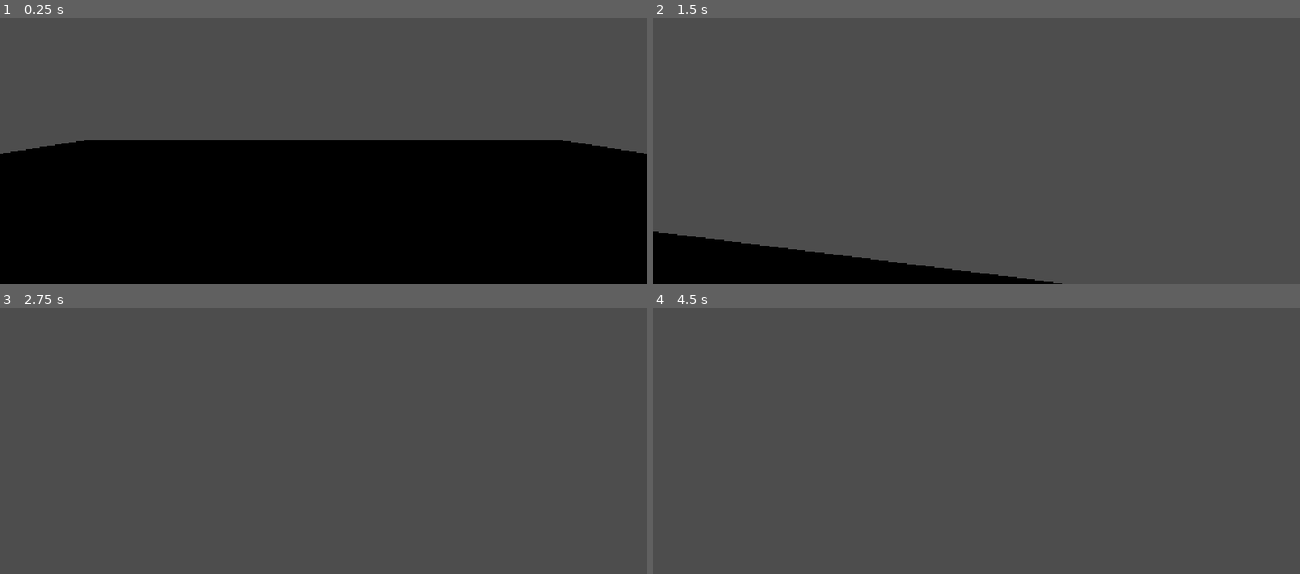
Above: before the commit, frames 1-4 (two rows, left to right).
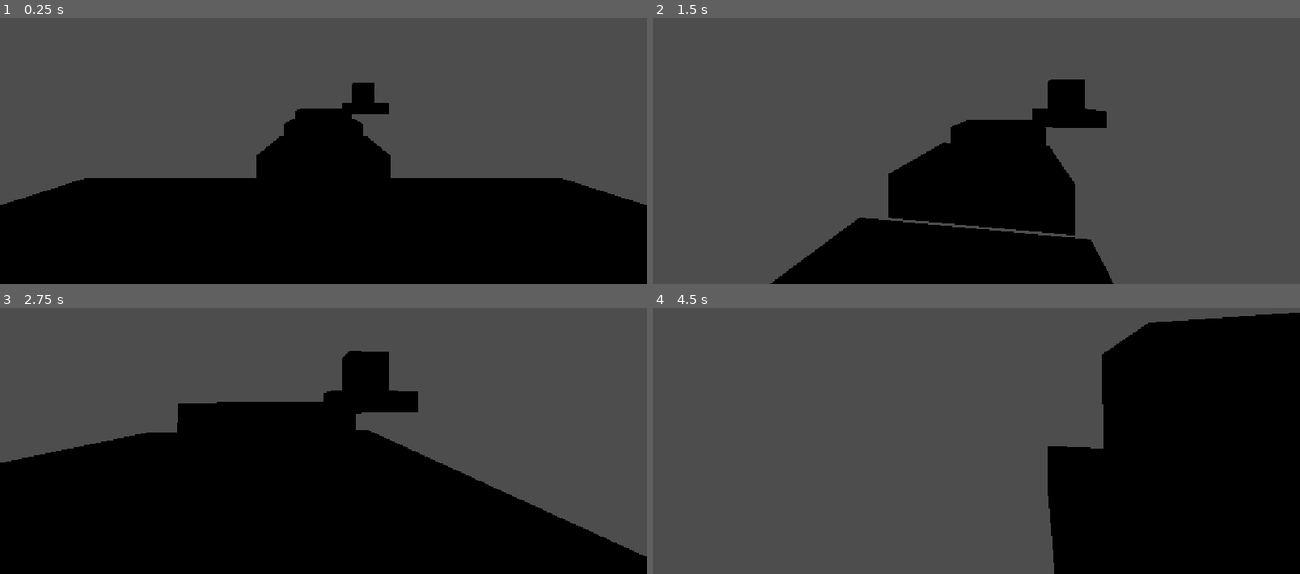
Above: after the commit, the same moments.

Repository: rehanvoid/CtrlAltElite
Game: Godot game, scene res://main.tscn
The game is run twice, just before and just after one commit, with the same random seed, the same clock (stepped at 60 frames per second) and the same inputs. Before the commit the project has no main scene; this scene is started directly in both runs.
Inputs (mouse positions are in pixels of both pictures, inside the frame that each line leads up to):
- Up to frame 1 (0.25 s): no input
- Up to frame 2 (1.5 s): tap Enter at 0.5 s; move the mouse to (1008, 100) at 0.52 s; hold Shift (sprint) 0.53-1.28 s; hold W (move_forward) from 0.53 s (still down); tap Space (jump) at 0.77 s; move the mouse to (944, 103) at 1.27 s; tap Shift (sprint) at 1.35 s
- Up to frame 3 (2.75 s): keep holding W (move_forward); tap Space (jump) at 1.52 s; move the mouse to (336, 385) at 2.02 s; hold Shift (sprint) from 2.03 s (still down)
- Up to frame 4 (4.5 s): keep holding W (move_forward); move the mouse to (970, 398) at 2.77 s; release Shift (sprint) at 2.78 s; tap Shift (sprint) at 2.85, 4.35 s; tap Space (jump) at 3.02, 3.77 s; move the mouse to (1021, 395) at 3.52 s; hold Shift (sprint) 3.53-4.28 s; move the mouse to (924, 387) at 4.27 s

The runs differ from the first frame. In frame 1, 14% of the frame differs, in the area x 0-100%, y 24-71%; in frame 2, 21%; in frame 3, 47%, in the area x 0-100%, y 16-100%; in frame 4, 33%.

Commit message:
Add files via upload

Diff:
--- /dev/null
+++ b/gltch-verse-hackathon/goal.gd
@@ -0,0 +1,8 @@
+extends Area3D
+
+@onready var win_label = $CanvasLayer/WinLabel
+
+func _on_body_entered(body: Node3D):
+	print("touched: ", body.name)
+	if body.name == "Player":
+		win_label.visible = true
--- a/gltch-verse-hackathon/main.tscn
+++ b/gltch-verse-hackathon/main.tscn
@@ -1,24 +1,65 @@
 [gd_scene format=3 uid="uid://cebonw3u63w8q"]
 
 [ext_resource type="Script" uid="uid://oll2cicju4jv" path="res://player.gd" id="1_ig7tw"]
-
-[sub_resource type="BoxMesh" id="BoxMesh_o6u5s"]
-size = Vector3(20, 1, 20)
-
-[sub_resource type="BoxShape3D" id="BoxShape3D_jspg8"]
-size = Vector3(20, 1, 20)
+[ext_resource type="Script" uid="uid://nopw6xpcvet" path="res://goal.gd" id="2_0xm2m"]
 
 [sub_resource type="CapsuleShape3D" id="CapsuleShape3D_0xm2m"]
 
+[sub_resource type="StandardMaterial3D" id="StandardMaterial3D_hmudf"]
+albedo_color = Color(0.101960786, 0.101960786, 0.18039216, 1)
+
+[sub_resource type="BoxMesh" id="BoxMesh_o6u5s"]
+size = Vector3(10, 1, 10)
+
+[sub_resource type="BoxShape3D" id="BoxShape3D_jspg8"]
+size = Vector3(10, 1, 10)
+
+[sub_resource type="StandardMaterial3D" id="StandardMaterial3D_k0583"]
+albedo_color = Color(0, 0.8980392, 1, 1)
+
+[sub_resource type="BoxMesh" id="BoxMesh_gxw1m"]
+size = Vector3(4, 1, 4)
+
+[sub_resource type="BoxShape3D" id="BoxShape3D_lilwh"]
+size = Vector3(4, 1, 4)
+
+[sub_resource type="StandardMaterial3D" id="StandardMaterial3D_q3lnd"]
+albedo_color = Color(0, 0.8980392, 1, 1)
+
+[sub_resource type="BoxMesh" id="BoxMesh_lilwh"]
+size = Vector3(4, 1, 4)
+
+[sub_resource type="BoxShape3D" id="BoxShape3D_30kgw"]
+size = Vector3(4, 1, 4)
+
+[sub_resource type="StandardMaterial3D" id="StandardMaterial3D_bvv42"]
+albedo_color = Color(0, 0.8980392, 1, 1)
+
+[sub_resource type="BoxMesh" id="BoxMesh_y2m7j"]
+size = Vector3(4, 1, 4)
+
+[sub_resource type="BoxShape3D" id="BoxShape3D_j5rh5"]
+size = Vector3(4, 1, 4)
+
+[sub_resource type="StandardMaterial3D" id="StandardMaterial3D_n6bpu"]
+albedo_color = Color(0, 0.8980392, 1, 1)
+
+[sub_resource type="BoxMesh" id="BoxMesh_nlxnr"]
+size = Vector3(4, 1, 4)
+
+[sub_resource type="BoxShape3D" id="BoxShape3D_ddffp"]
+size = Vector3(4, 1, 4)
+
+[sub_resource type="BoxShape3D" id="BoxShape3D_o6u5s"]
+size = Vector3(2, 2, 2)
+
+[sub_resource type="BoxMesh" id="BoxMesh_30kgw"]
+size = Vector3(2, 2, 2)
+
+[sub_resource type="StandardMaterial3D" id="StandardMaterial3D_y2m7j"]
+albedo_color = Color(0, 1, 0.4, 1)
+
 [node name="Main" type="Node3D" unique_id=1009966630]
-
-[node name="Floor" type="StaticBody3D" parent="." unique_id=151907988]
-
-[node name="MeshInstance3D" type="MeshInstance3D" parent="Floor" unique_id=1902613307]
-mesh = SubResource("BoxMesh_o6u5s")
-
-[node name="CollisionShape3D" type="CollisionShape3D" parent="Floor" unique_id=951000767]
-shape = SubResource("BoxShape3D_jspg8")
 
 [node name="Player" type="CharacterBody3D" parent="." unique_id=524491024]
 transform = Transform3D(1, 0, 0, 0, 1, 0, 0, 0, 1, 0, 1, 0)
@@ -29,3 +70,82 @@
 
 [node name="Camera3D" type="Camera3D" parent="Player" unique_id=307765028]
 transform = Transform3D(1, 0, 0, 0, 1, 0, 0, 0, 1, 0, 0.6, 0)
+
+[node name="Level1" type="Node3D" parent="." unique_id=2121321819]
+
+[node name="Floor" type="StaticBody3D" parent="Level1" unique_id=151907988]
+
+[node name="MeshInstance3D" type="MeshInstance3D" parent="Level1/Floor" unique_id=1902613307]
+material_override = SubResource("StandardMaterial3D_hmudf")
+mesh = SubResource("BoxMesh_o6u5s")
+
+[node name="CollisionShape3D" type="CollisionShape3D" parent="Level1/Floor" unique_id=951000767]
+shape = SubResource("BoxShape3D_jspg8")
+
+[node name="Platform1" type="StaticBody3D" parent="Level1" unique_id=2129794565]
+
+[node name="MeshInstance3D" type="MeshInstance3D" parent="Level1/Platform1" unique_id=1728820314]
+transform = Transform3D(1, 0, 0, 0, 1, 0, 0, 0, 1, 0, 0, -9)
+material_override = SubResource("StandardMaterial3D_k0583")
+mesh = SubResource("BoxMesh_gxw1m")
+
+[node name="CollisionShape3D" type="CollisionShape3D" parent="Level1/Platform1" unique_id=1172880411]
+transform = Transform3D(1, 0, 0, 0, 1, 0, 0, 0, 1, 0, 0, -9)
+shape = SubResource("BoxShape3D_lilwh")
+
+[node name="Platform2" type="StaticBody3D" parent="Level1" unique_id=2010899978]
+
+[node name="MeshInstance3D" type="MeshInstance3D" parent="Level1/Platform2" unique_id=500466756]
+transform = Transform3D(1, 0, 0, 0, 1, 0, 0, 0, 1, 0, 0.5, -14)
+material_override = SubResource("StandardMaterial3D_q3lnd")
+mesh = SubResource("BoxMesh_lilwh")
+
+[node name="CollisionShape3D" type="CollisionShape3D" parent="Level1/Platform2" unique_id=1413441786]
+transform = Transform3D(1, 0, 0, 0, 1, 0, 0, 0, 1, 0, 0.5, -14)
+shape = SubResource("BoxShape3D_30kgw")
+
+[node name="Platform3" type="StaticBody3D" parent="Level1" unique_id=1216137329]
+
+[node name="MeshInstance3D" type="MeshInstance3D" parent="Level1/Platform3" unique_id=972402782]
+transform = Transform3D(1, 0, 0, 0, 1, 0, 0, 0, 1, 0, 1, -19)
+material_override = SubResource("StandardMaterial3D_bvv42")
+mesh = SubResource("BoxMesh_y2m7j")
+
+[node name="CollisionShape3D" type="CollisionShape3D" parent="Level1/Platform3" unique_id=544639898]
+transform = Transform3D(1, 0, 0, 0, 1, 0, 0, 0, 1, 0, 1, -19)
+shape = SubResource("BoxShape3D_j5rh5")
+
+[node name="Platform4" type="StaticBody3D" parent="Level1" unique_id=381563224]
+
+[node name="MeshInstance3D" type="MeshInstance3D" parent="Level1/Platform4" unique_id=728567652]
+transform = Transform3D(1, 0, 0, 0, 1, 0, 0, 0, 1, 4, 1.5, -24)
+material_override = SubResource("StandardMaterial3D_n6bpu")
+mesh = SubResource("BoxMesh_nlxnr")
+
+[node name="CollisionShape3D" type="CollisionShape3D" parent="Level1/Platform4" unique_id=2029283834]
+transform = Transform3D(1, 0, 0, 0, 1, 0, 0, 0, 1, 4, 1.5, -24)
+shape = SubResource("BoxShape3D_ddffp")
+
+[node name="Goal" type="Area3D" parent="Level1" unique_id=1217639444]
+script = ExtResource("2_0xm2m")
+
+[node name="CollisionShape3D" type="CollisionShape3D" parent="Level1/Goal" unique_id=1034653658]
+shape = SubResource("BoxShape3D_o6u5s")
+
+[node name="MeshInstance3D" type="MeshInstance3D" parent="Level1/Goal" unique_id=68323972]
+transform = Transform3D(1, 0, 0, 0, 1, 0, 0, 0, 1, 4, 3, -24)
+mesh = SubResource("BoxMesh_30kgw")
+surface_material_override/0 = SubResource("StandardMaterial3D_y2m7j")
+
+[node name="CanvasLayer" type="CanvasLayer" parent="Level1/Goal" unique_id=1507600571]
+offset = Vector2(300, 280)
+transform = Transform2D(1, 0, 0, 1, 300, 280)
+
+[node name="WinLabel" type="Label" parent="Level1/Goal/CanvasLayer" unique_id=422370190]
+visible = false
+offset_right = 40.0
+offset_bottom = 49.0
+theme_override_font_sizes/font_size = 48
+text = "LEVEL COMPLETE ! Press R"
+
+[connection signal="body_entered" from="Level1/Goal" to="Player" method="_on_body_entered"]
--- a/gltch-verse-hackathon/player.gd
+++ b/gltch-verse-hackathon/player.gd
@@ -35,3 +35,7 @@
 	velocity.x = direction.x * current_speed
 	velocity.z = direction.z * current_speed
 	move_and_slide()
+
+
+func _on_body_entered(body: Node3D) -> void:
+	pass # Replace with function body.
--- a/gltch-verse-hackathon/project.godot
+++ b/gltch-verse-hackathon/project.godot
@@ -11,6 +11,7 @@
 [application]
 
 config/name="GltchVerse Hackathon"
+run/main_scene="uid://cebonw3u63w8q"
 config/features=PackedStringArray("4.7", "Forward Plus")
 config/icon="res://icon.svg"
 
@@ -51,6 +52,11 @@
 "events": [Object(InputEventKey,"resource_local_to_scene":false,"resource_name":"","device":-1,"window_id":0,"alt_press …(195 unchanged characters)…
 ]
 }
+restart={
+"deadzone": 0.2,
+"events": [Object(InputEventKey,"resource_local_to_scene":false,"resource_name":"","device":-1,"window_id":0,"alt_pressed":false,"shift_pressed":false,"ctrl_pressed":false,"meta_pressed":false,"pressed":false,"keycode":0,"physical_keycode":82,"key_label":0,"unicode":114,"location":0,"echo":false,"script":null)
+]
+}
 
 [physics]
 
Not shown, added: gltch-verse-hackathon/goal.gd.uid
